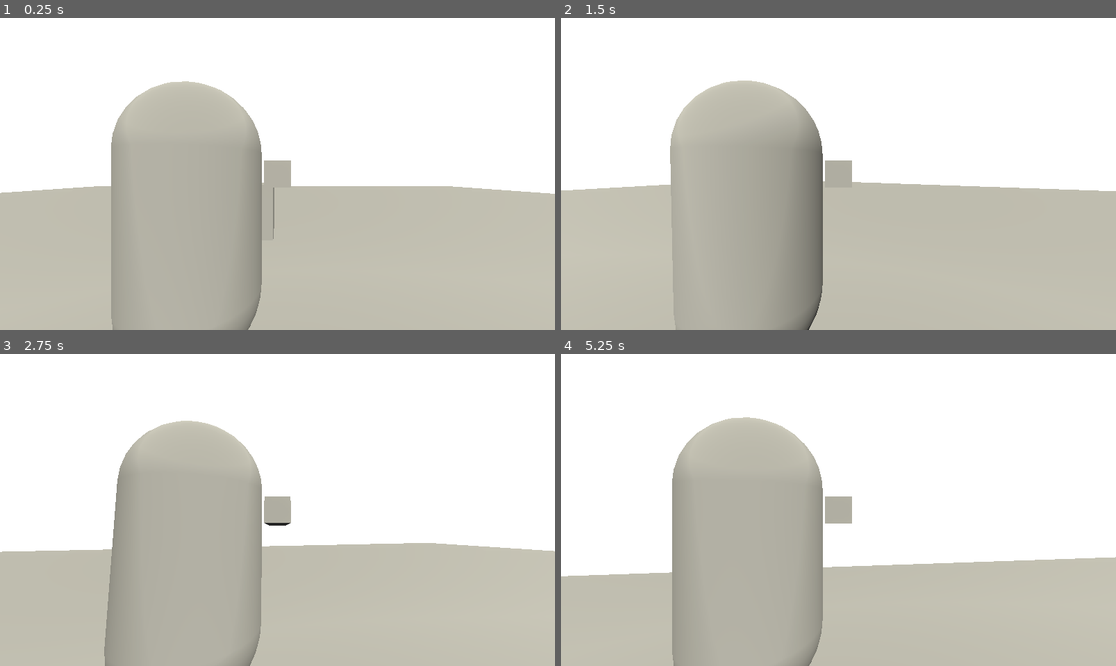
Above: before the commit, frames 1-4 (two rows, left to right).
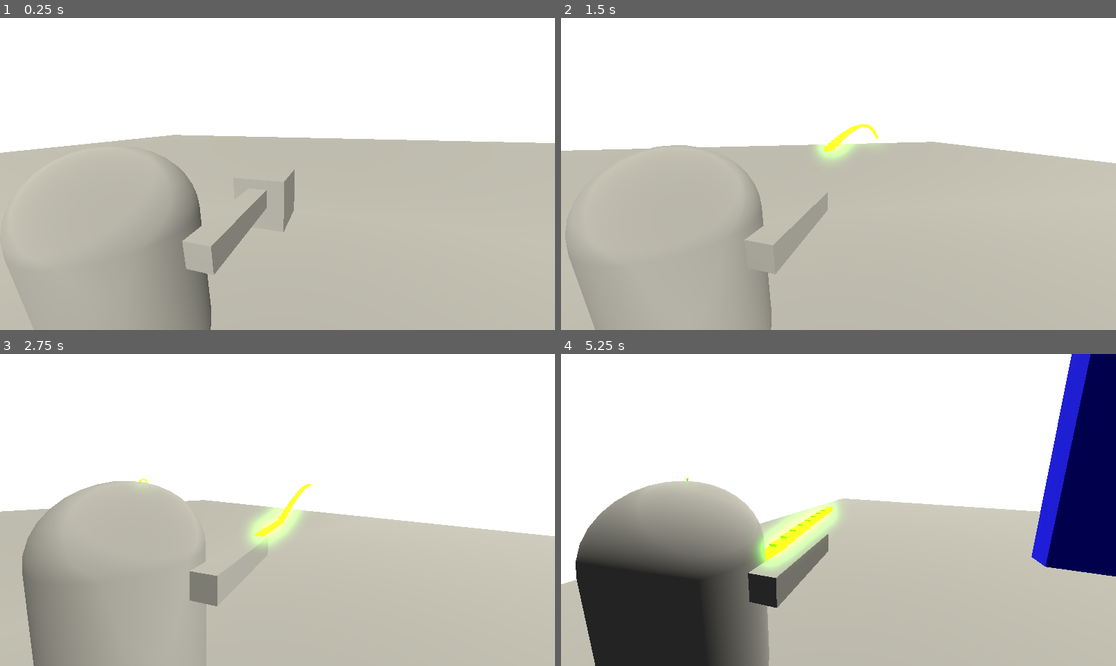
Above: after the commit, the same moments.

Repository: is-this-right/iscs-gdev-fps
Game: Godot game, scene res://scenes/game.tscn
The game is run twice, just before and just after one commit, with the same random seed, the same clock (stepped at 60 frames per second) and the same inputs.
Inputs (mouse positions are in pixels of both pictures, inside the frame that each line leads up to):
- Up to frame 1 (0.25 s): no input
- Up to frame 2 (1.5 s): tap Enter (ui_accept) at 0.5, 0.77 s; move the mouse to (866, 174) at 0.52 s; press the mouse at (866, 174) at 0.53 s; hold Up (ui_up) from 0.53 s (still down); tap \ (toggle_mouse, bound only after the commit) at 0.8, 1.35 s; move the mouse to (810, 174) at 1.27 s; release the mouse at (810, 174) at 1.28 s
- Up to frame 3 (2.75 s): keep holding Up (ui_up); tap Enter (ui_accept) at 1.52 s; click (249, 510) at 1.55 s; move the mouse to (288, 503) at 2.02 s; press the mouse at (288, 503) at 2.03 s; tap \ (toggle_mouse, bound only after the commit) at 2.3 s
- Up to frame 4 (5.25 s): keep holding Up (ui_up); move the mouse to (832, 516) at 2.77 s; release the mouse at (832, 516) at 2.78 s; tap \ (toggle_mouse, bound only after the commit) at 2.85, 3.8, 4.35 s; tap Enter (ui_accept) at 3.02, 3.77, 4.52 s; click (832, 516) at 3.05 s; move the mouse to (877, 513) at 3.52 s; press the mouse at (877, 513) at 3.53 s; move the mouse to (794, 506) at 4.27 s; release the mouse at (794, 506) at 4.28 s; click (794, 506) at 4.55 s; move the mouse to (844, 510) at 5.02 s; press the mouse at (844, 510) at 5.03 s

The runs differ from the first frame. In frame 1, 20% of the frame differs, in the area x 0-100%, y 20-100%; in frame 2, 20%; in frame 3, 20%; in frame 4, 41%, in the area x 0-100%, y 0-100%.

Commit message:
Camera spring arm changes

Diff:
--- a/project.godot
+++ b/project.godot
@@ -22,6 +22,16 @@
 "events": [Object(InputEventKey,"resource_local_to_scene":false,"resource_name":"","device":-1,"window_id":0,"alt_press …(195 unchanged characters)…
 ]
 }
+shoot={
+"deadzone": 0.5,
+"events": [Object(InputEventMouseButton,"resource_local_to_scene":false,"resource_name":"","device":-1,"window_id":0,"alt_pressed":false,"shift_pressed":false,"ctrl_pressed":false,"meta_pressed":false,"button_mask":0,"position":Vector2(0, 0),"global_position":Vector2(0, 0),"factor":1.0,"button_index":1,"canceled":false,"pressed":false,"double_click":false,"script":null)
+]
+}
+toggle_mouse={
+"deadzone": 0.5,
+"events": [Object(InputEventKey,"resource_local_to_scene":false,"resource_name":"","device":-1,"window_id":0,"alt_pressed":false,"shift_pressed":false,"ctrl_pressed":false,"meta_pressed":false,"pressed":false,"keycode":0,"physical_keycode":92,"key_label":0,"unicode":92,"location":0,"echo":false,"script":null)
+]
+}
 
 [rendering]
 
--- /dev/null
+++ b/scenes/bullet.tscn
@@ -0,0 +1,22 @@
+[gd_scene load_steps=4 format=3 uid="uid://bgcupm0u1d7ts"]
+
+[ext_resource type="Script" path="res://scripts/bullet.gd" id="1_6wn7q"]
+
+[sub_resource type="BoxMesh" id="BoxMesh_mrtc7"]
+size = Vector3(0.1, 0.1, 0.5)
+
+[sub_resource type="StandardMaterial3D" id="StandardMaterial3D_fsa3l"]
+albedo_color = Color(1, 0, 0, 1)
+emission_enabled = true
+emission = Color(0, 1, 0, 1)
+emission_energy_multiplier = 5.0
+
+[node name="Bullet" type="Node3D"]
+script = ExtResource("1_6wn7q")
+
+[node name="MeshInstance3D" type="MeshInstance3D" parent="."]
+mesh = SubResource("BoxMesh_mrtc7")
+surface_material_override/0 = SubResource("StandardMaterial3D_fsa3l")
+
+[node name="RayCast3D" type="RayCast3D" parent="."]
+target_position = Vector3(0, 0, -0.5)
--- a/scenes/game.tscn
+++ b/scenes/game.tscn
@@ -22,6 +22,15 @@
 
 [sub_resource type="ConvexPolygonShape3D" id="ConvexPolygonShape3D_ev0t2"]
 points = PackedVector3Array(25.3919, 0.396748, 25.3919, -25.3919, -0.396748, -25.3919, -25.3919, 0.396748, -25.3919, 25.3919, -0.396748, -25.3919, -25.3919, -0.396748, 25.3919, -25.3919, 0.396748, 25.3919, 25.3919, 0.396748, -25.3919, 25.3919, -0.396748, 25.3919)
+
+[sub_resource type="BoxMesh" id="BoxMesh_p3gqg"]
+size = Vector3(10, 10, 1)
+
+[sub_resource type="StandardMaterial3D" id="StandardMaterial3D_yq1ni"]
+albedo_color = Color(0, 0, 1, 1)
+
+[sub_resource type="ConvexPolygonShape3D" id="ConvexPolygonShape3D_jboae"]
+points = PackedVector3Array(-5.07837, -5.07738, -0.579365, 4.78818, 4.78724, 0.5, 4.78818, -4.78724, 0.5, 5.07837, 5.07738, -0.579365, -4.78818, 4.78724, 0.5, 5.07837, -5.07738, -0.579365, -5.07837, 5.07738, -0.579365, -4.78818, -4.78724, 0.5)
 
 [node name="game" type="Node3D"]
 
@@ -53,5 +62,16 @@
 [node name="CollisionShape3D" type="CollisionShape3D" parent="Floor/StaticBody3D"]
 shape = SubResource("ConvexPolygonShape3D_ev0t2")
 
-[node name="player" parent="." instance=ExtResource("1_lrgi8")]
-transform = Transform3D(1, 0, 0, 0, 1, 0, 0, 0, 1, 0, 1.23244, 2.62753)
+[node name="Wall" type="MeshInstance3D" parent="."]
+transform = Transform3D(1, 0, 0, 0, 1, 0, 0, 0, 1, 6.11646, 4.98868, 9.0278)
+mesh = SubResource("BoxMesh_p3gqg")
+skeleton = NodePath("../CharacterBody3D")
+surface_material_override/0 = SubResource("StandardMaterial3D_yq1ni")
+
+[node name="StaticBody3D" type="StaticBody3D" parent="Wall"]
+
+[node name="CollisionShape3D" type="CollisionShape3D" parent="Wall/StaticBody3D"]
+shape = SubResource("ConvexPolygonShape3D_jboae")
+
+[node name="CharacterBody3D" parent="." instance=ExtResource("1_lrgi8")]
+transform = Transform3D(1, 0, 0, 0, 1, 0, 0, 0, 1, 0, 1.75854, 2.91644)
--- a/scenes/player.tscn
+++ b/scenes/player.tscn
@@ -1,10 +1,12 @@
-[gd_scene load_steps=5 format=3 uid="uid://s7ck66806sfg"]
+[gd_scene load_steps=6 format=3 uid="uid://s7ck66806sfg"]
 
-[ext_resource type="Script" path="res://scenes/player.gd" id="1_ghv6b"]
+[ext_resource type="Script" path="res://scripts/player.gd" id="1_ghv6b"]
 
 [sub_resource type="CapsuleMesh" id="CapsuleMesh_ap600"]
 
 [sub_resource type="CapsuleShape3D" id="CapsuleShape3D_akr8a"]
+
+[sub_resource type="SeparationRayShape3D" id="SeparationRayShape3D_nwn6b"]
 
 [sub_resource type="BoxMesh" id="BoxMesh_fx43c"]
 size = Vector3(0.2, 0.2, 1)
@@ -24,16 +26,19 @@
 [node name="CameraController" type="Node3D" parent="."]
 
 [node name="SpringArm3D" type="SpringArm3D" parent="CameraController"]
-transform = Transform3D(1, 0, 0, 0, 1, 0, 0, 0, 1, 0.621674, 0.343856, -0.453233)
-collision_mask = 2
+transform = Transform3D(0.962197, -0.068534, 0.263588, -0.00355095, 0.964583, 0.263757, -0.272329, -0.254723, 0.927876, 0.85059, 0.634621, -0.924044)
+collision_mask = 3
+shape = SubResource("SeparationRayShape3D_nwn6b")
 spring_length = 2.0
 margin = 0.5
 
 [node name="Camera3D" type="Camera3D" parent="CameraController/SpringArm3D"]
-transform = Transform3D(1, 0, 0, 0, 0.997192, 0.0748917, 0, -0.0748917, 0.997192, 0.379, 0.569, 2)
+transform = Transform3D(1, 7.45058e-09, 1.49012e-07, 0, 1, -1.49012e-08, -2.98023e-08, 1.49012e-08, 1, 0, -1.19209e-07, 2.01886)
 
 [node name="Gun pivot" type="Node3D" parent="."]
 
 [node name="gun" type="MeshInstance3D" parent="Gun pivot"]
 transform = Transform3D(1, 0, 0, 0, 1, 0, 0, 0, 1, 0.621674, 0.343856, -0.453233)
 mesh = SubResource("BoxMesh_fx43c")
+
+[node name="RayCast3D" type="RayCast3D" parent="Gun pivot"]
--- /dev/null
+++ b/scripts/bullet.gd
@@ -0,0 +1,15 @@
+extends Node3D
+
+const SPEED = 20.0
+
+@onready var mesh_instance_3d: MeshInstance3D = $MeshInstance3D
+@onready var ray_cast_3d: RayCast3D = $RayCast3D
+
+# Called when the node enters the scene tree for the first time.
+func _ready() -> void:
+	pass # Replace with function body.
+
+
+# Called every frame. 'delta' is the elapsed time since the previous frame.
+func _process(delta: float) -> void:
+	position += transform.basis * Vector3(0, 0, -SPEED) * delta
--- a/scenes/player.gd
+++ b/scripts/player.gd
@@ -9,15 +9,25 @@
 @export var TILT_UPPER_LIMIT := deg_to_rad (90.0)
 @export var CAMERA_CONTROLLER : Camera3D
 @export var sensitivity = 0.5
+@onready var gun_direction = $"Gun pivot/RayCast3D"
 
 var _mouse_input : bool = true
 var _rotation_input : float
 var _tilt_input : float
 var _mouse_rotation : Vector3
 
+var bullet = load("res://scenes/bullet.tscn")
+var instance
+
 func _input(event):
 	if event.is_action_pressed("exit"):
 		get_tree().quit()
+	if event.is_action_pressed("toggle_mouse"):
+		if Input.mouse_mode == Input.MOUSE_MODE_VISIBLE:
+			Input.mouse_mode = Input.MOUSE_MODE_CAPTURED
+		else:
+			Input.mouse_mode = Input.MOUSE_MODE_VISIBLE
+
 
 func _ready():
 	Input.mouse_mode = Input.MOUSE_MODE_CAPTURED
@@ -30,29 +40,25 @@
 		rotate_y(deg_to_rad(-event.relative.x * sensitivity))
 		pivot.rotate_x(deg_to_rad(-event.relative. y * sensitivity))
 		pivot.rotation.x = clamp (pivot.rotation.x, deg_to_rad(-90), deg_to_rad(45))
-	#if _mouse_input:
-		#_rotation_input = -event.relative.x
-		#_tilt_input = -event.relative.y
-	#print(Vector2(_rotation_input, _tilt_input))
 
-func _update_camera (delta) :
-	# Rotate camera using euler rotation
-	_mouse_rotation.x += _tilt_input * delta
-	_mouse_rotation.x = clamp(_mouse_rotation.x, TILT_LOWER_LIMIT, TILT_UPPER_LIMIT)
-	_mouse_rotation.y += _rotation_input * delta
-
-	CAMERA_CONTROLLER.transform.basis = Basis.from_euler(_mouse_rotation)
-	CAMERA_CONTROLLER.rotation.z = 0.0
-
-	_rotation_input = 0.0
-	_tilt_input = 0.0
+#func _update_camera (delta) :
+	## Rotate camera using euler rotation
+	#_mouse_rotation.x += _tilt_input * delta
+	#_mouse_rotation.x = clamp(_mouse_rotation.x, TILT_LOWER_LIMIT, TILT_UPPER_LIMIT)
+	#_mouse_rotation.y += _rotation_input * delta
+	#
+	##CAMERA_CONTROLLER.transform.basis = Basis.from_euler(_mouse_rotation)
+	##CAMERA_CONTROLLER.rotation.z = 0.0
+	#
+	#_rotation_input = 0.0
+	#_tilt_input = 0.0
 
 func _physics_process(delta: float) -> void:
 	# Add the gravity.
 	if not is_on_floor():
 		velocity += get_gravity() * delta
 
-	_update_camera(delta)
+	#_update_camera(delta)
 
 	# Handle jump.
 	if Input.is_action_just_pressed("ui_accept") and is_on_floor():
@@ -69,4 +75,10 @@
 		velocity.x = move_toward(velocity.x, 0, SPEED)
 		velocity.z = move_toward(velocity.z, 0, SPEED)
 
+	if Input.is_action_pressed("shoot"):
+		instance = bullet.instantiate()
+		instance.position = gun_direction.global_position
+		instance.transform.basis = gun_direction.global_transform.basis
+		get_parent().add_child(instance)
+
 	move_and_slide()
Not shown: 1 places in scenes/game.tscn that only renumber resources
